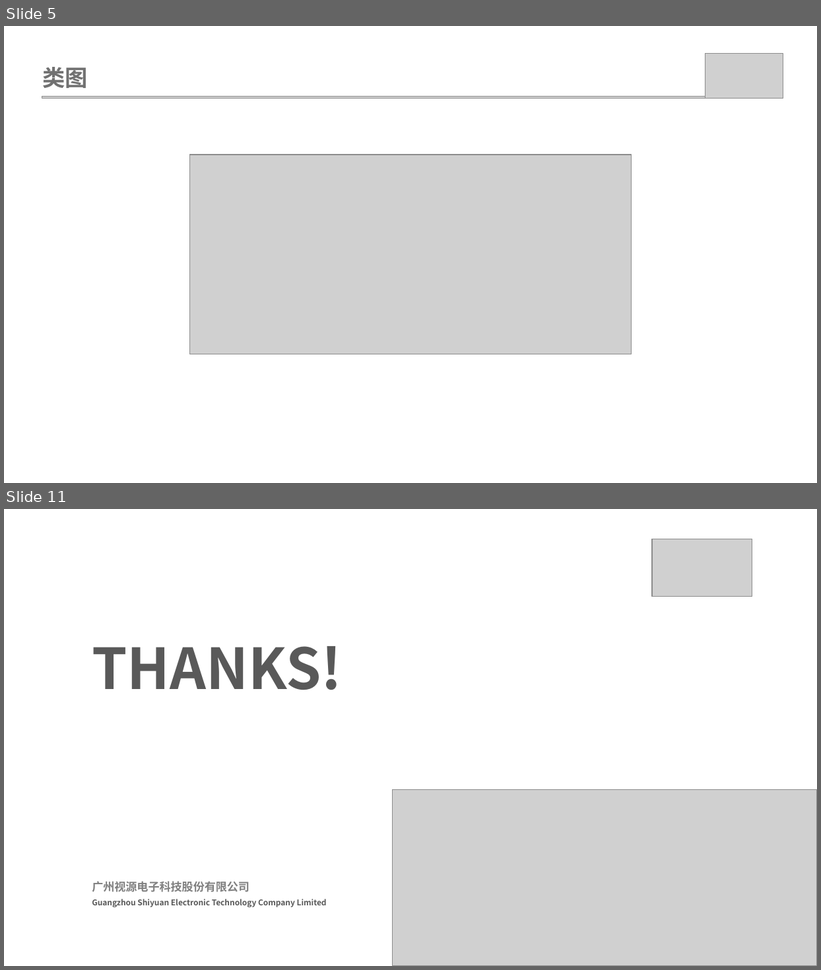
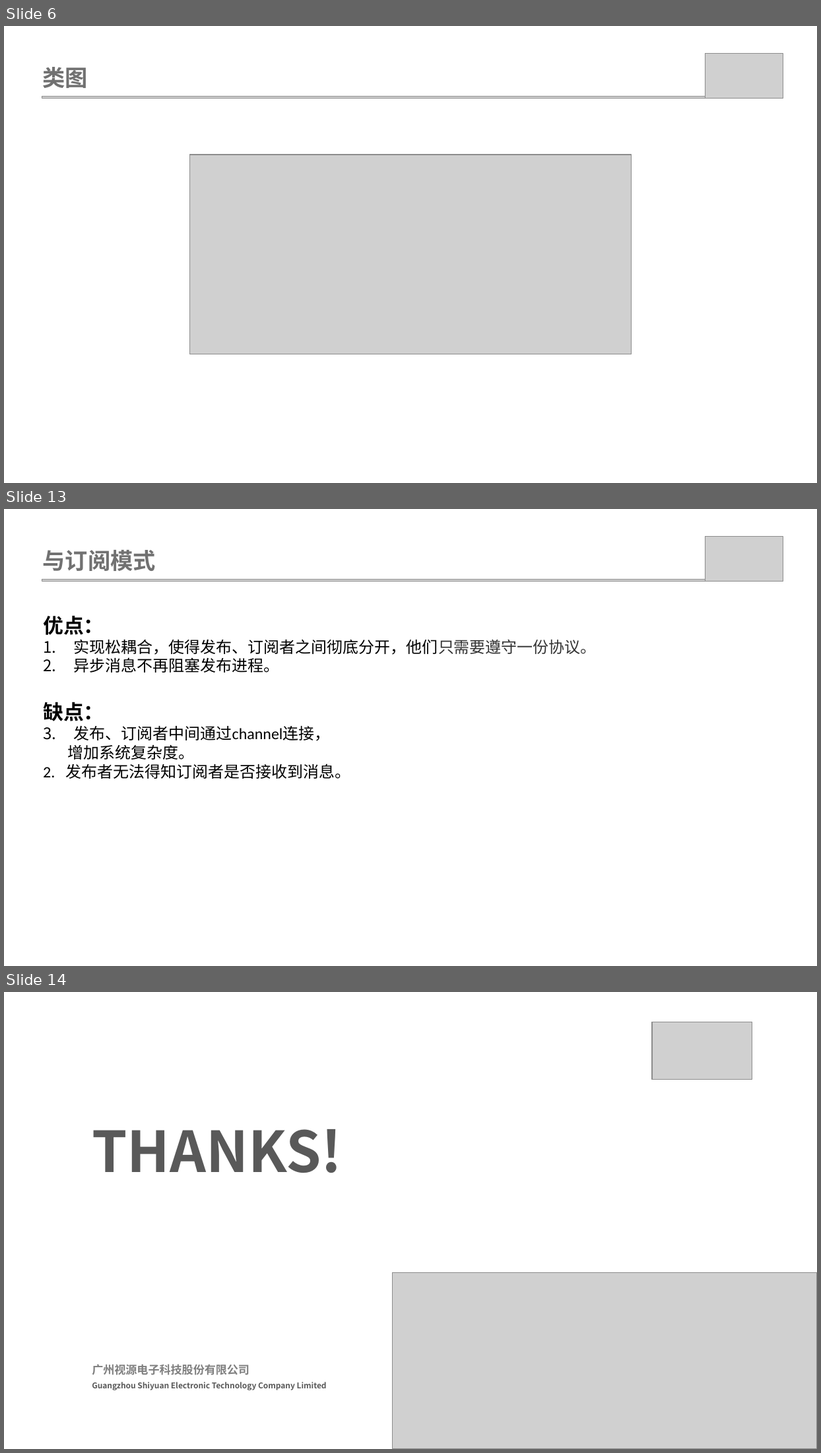
Before and after one commit to weiwangqiang/SharePPT, a slide deck: ObservableMode/观查者模式.pptx. Shown one above the other, each under a label of ours: slides 5 and 11 before the commit, slides 6, 13 and 14 after it; the slides between them are not shown. The pictures are 821x970 and 821x1453 pixels, drawn with LibreOffice and Linux fonts; fonts in the diff are those of the drawing; grey boxes stand for pictures. Boxes give left, top, right and bottom in pixels: in the first picture for what was removed or moved away, otherwise in the second. Text is boxed around its words. In the diff, an @@ line names an element or a change of style, - is before the commit and + after.

```diff
--- a/ObservableMode/观查者模式.pptx
+++ b/ObservableMode/观查者模式.pptx
@@ slide 13 added at [4,509,817,966], background #FFFFFF @@
@@ picture added at [705,537,783,582] @@
@@ text added at [43,550,156,571], 20 pt, text #717171, bold @@
+与订阅模式
@@ picture added at [42,580,779,582] @@
@@ text added at [43,615,596,779], 14 pt, text #000000 @@
+优点：
+1. 实现松耦合，使得发布、订阅者之间彻底分开，他们只需要遵守一份协议。
+2. 异步消息不再阻塞发布进程。
+缺点：
+1. 发布、订阅者中间通过channel连接，
+增加系统复杂度。
+2. 发布者无法得知订阅者是否接收到消息。
@@ what was slide 5 is now slide 6 @@
@@ what was slide 11 is now slide 14 @@
```
Also in this commit, not shown: 7 slides changed, 3 other slides added, 1 slide removed, 3 other files.
